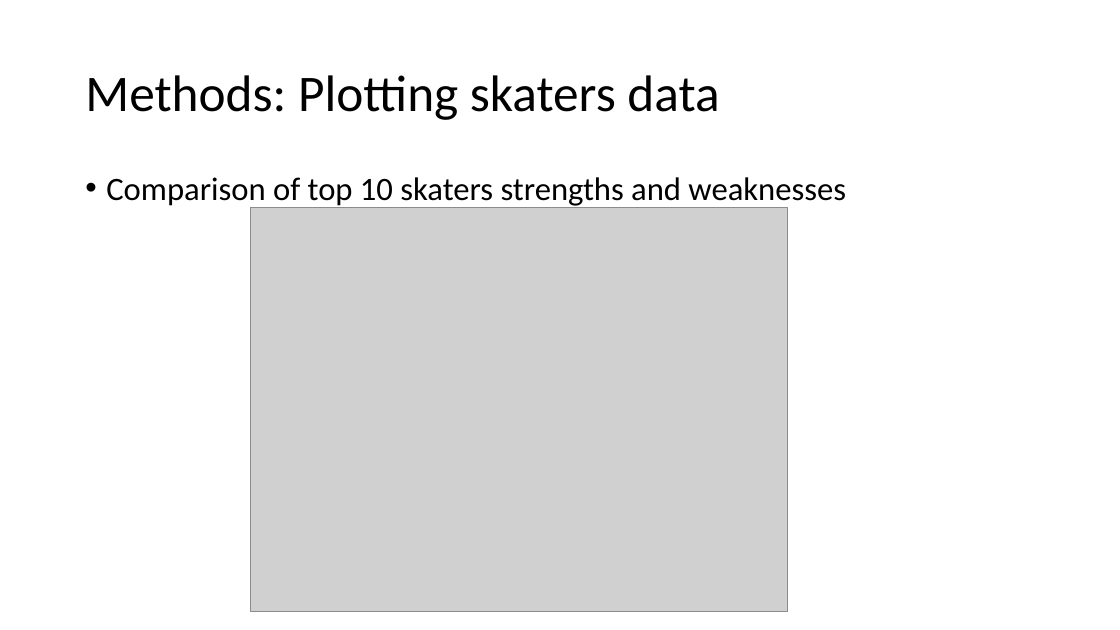
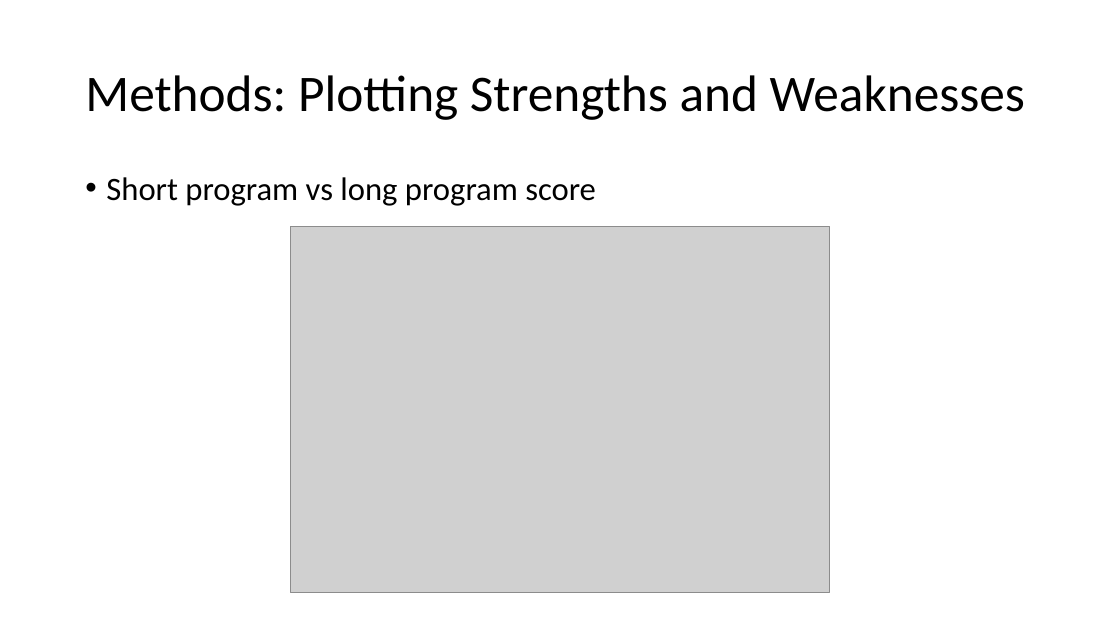
Before and after one commit to ninaanatchkova/figure_skating, a slide deck: slide 7 of presentation/Figure Skating at the 2018 Olympics.pptx. Drawn at 1120x630 pixels with LibreOffice and Linux fonts; fonts in the diff are those of the drawing; grey boxes stand for pictures. Boxes give left, top, right and bottom in pixels: in the first picture for what was removed or moved away, otherwise in the second. Text is boxed around its words. In the diff, an @@ line names an element or a change of style, - is before the commit and + after.

```diff
--- a/presentation/Figure Skating at the 2018 Olympics.pptx
+++ b/presentation/Figure Skating at the 2018 Olympics.pptx
@@ title at bbox=[85, 75, 1025, 120]: text changed @@
-Methods: Plotting skaters data
+Methods: Plotting Strengths and Weaknesses
@@ text at bbox=[106, 177, 596, 206]: text changed @@
-• Comparison of top 10 skaters strengths and weaknesses
+• Short program vs long program score
@@ picture: place and size @@
-picture at bbox=[250, 208, 788, 611]
+picture at bbox=[291, 226, 830, 592]
```
Also in this commit, not shown: 5 other slides changed, 1 slide added, 2 slides removed, 11 other files.
